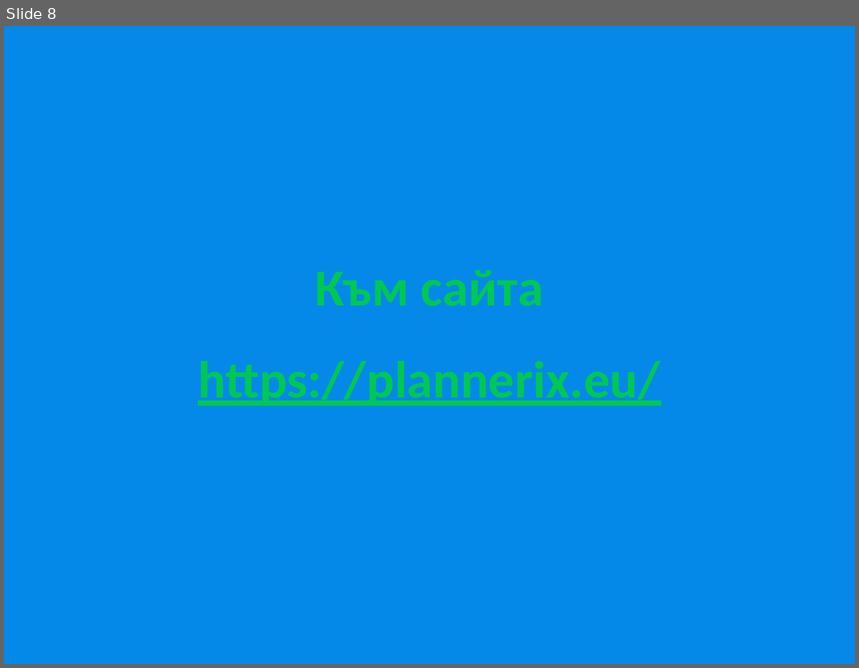
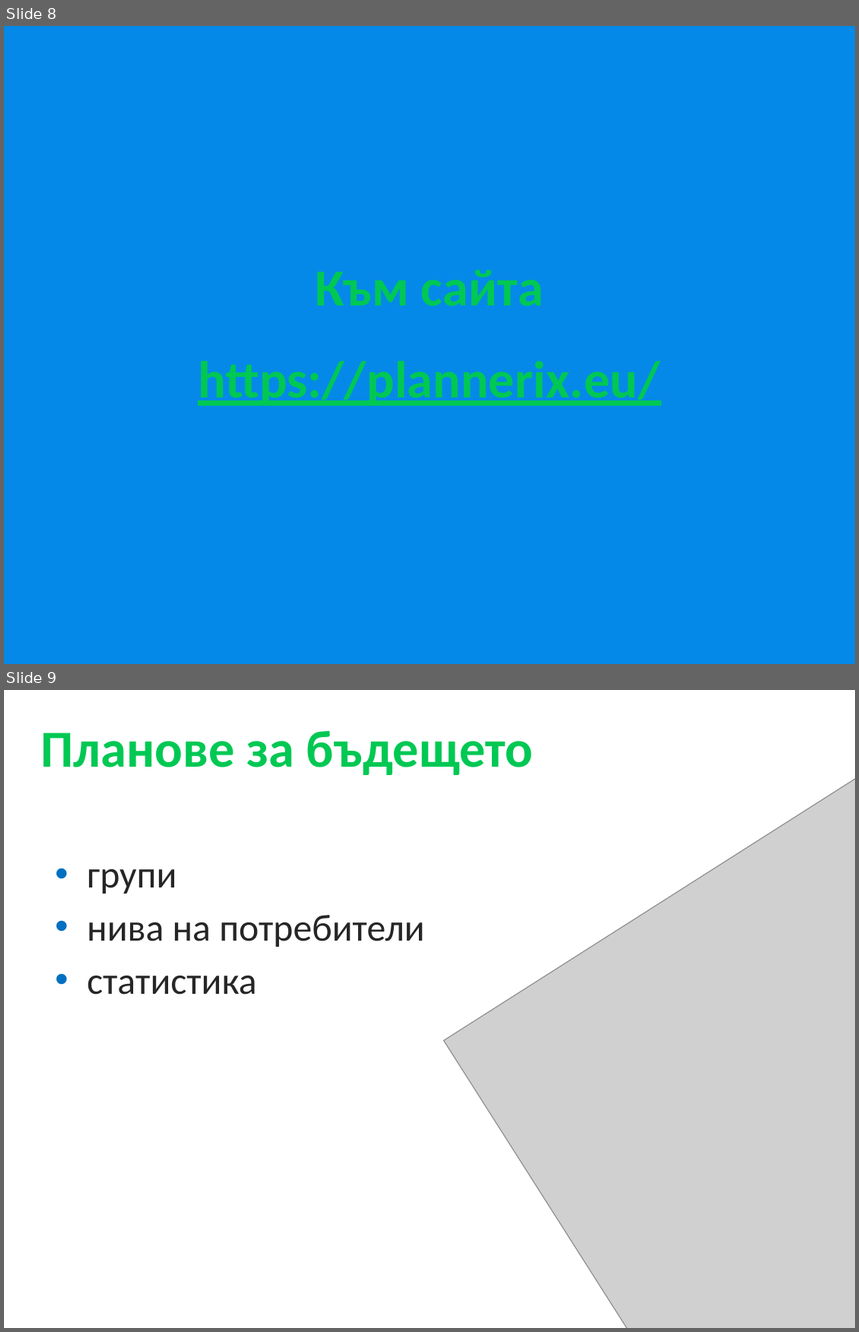
Before and after one commit to kachamaka/plannerix-frontend, a slide deck: 40.pptx. Shown one above the other, each under a label of ours: slide 8 before the commit, slides 8 and 9 after it. The pictures are 859x668 and 859x1332 pixels, drawn with LibreOffice and Linux fonts; fonts in the diff are those of the drawing; grey boxes stand for pictures; background and template pictures are left out. Boxes give left, top, right and bottom in pixels: in the first picture for what was removed or moved away, otherwise in the second. Text is boxed around its words. In the diff, an @@ line names an element or a change of style, - is before the commit and + after.

```diff
--- a/40.pptx
+++ b/40.pptx
@@ slide 9 added at box(4, 690, 855, 1328), background #FFFFFF @@
@@ title added at box(41, 731, 534, 775), 44 pt, text #00C853, bold @@
+Планове за бъдещето
@@ picture added at box(443, 762, 855, 1328) @@
@@ text added at box(87, 869, 425, 995), 32 pt, text #262626 @@
+• групи
+• нива на потребители
+• статистика
```
Also in this commit, not shown: 10 other files.
